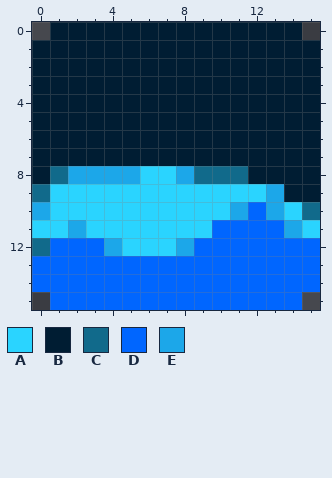
Two versions of one pixel-art sprite, public/favicons/favicon-16x16.png. Above is the file before it was changed.
The file is 16x16 pixels. Colours within 5 levels of each other are drawn and written as one.
Palette (. is transparent): A #2ad4ff  B #001d33  C #116a8b  D #0066ff  E #1ca7e9
After:
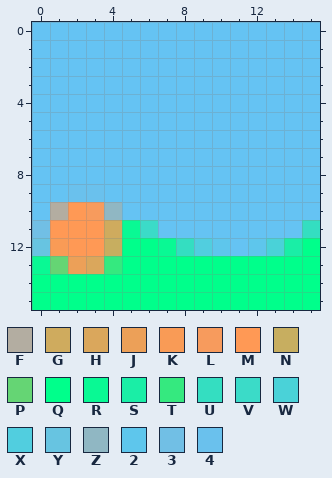
Colours new in this view: F #b3ada1  G #cfab5e  H #daa75c  J #eca058  K #f99b56  L #f79b5d  M #ff9955  N #c7ae60  P #65d574  Q #00ff8b  R #09f994  S #1aeea6  T #35e97f  U #34dec1  V #3bdbc8  W #4ad2d8  X #51cedf  Y #67c4e1  Z #90b7c3  2 #5ec6ec  3 #71bfe5  4 #6ac1ed
Changes in this commit:
colour B: #001d33 -> #65c3f3
Changed rows in their new state; - is a pixel that keeps its letter.
first column x 0:
 0 B--------------B
first column x 0:
 8 -BBBBBBBBBBB----
 9 BB44BBBBBBBBBB--
10 BFMLZBBBBBBBBBBB
11 3MMMGRVBBBBBBBBU
12 YKMMNQQRUX2B2WSQ
13 RPJHTQQQQQQQQQQQ
14 QQQQQQQQQQQQQQQQ
15 QQQQQQQQQQQQQQQQ
